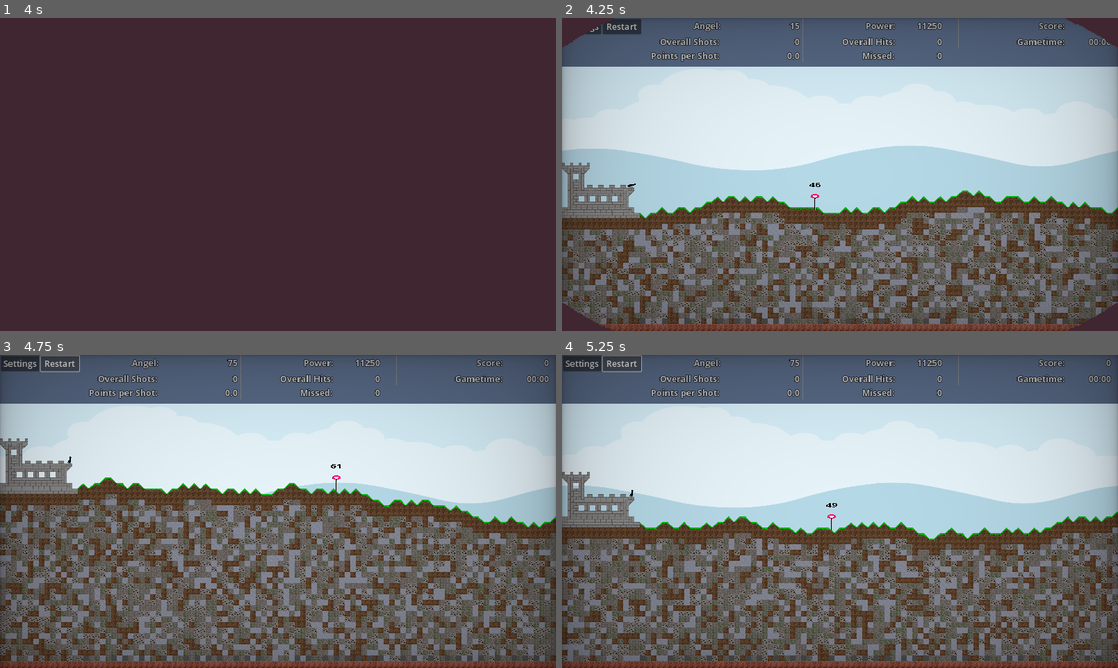
Above: before the commit, frames 1-4 (two rows, left to right).
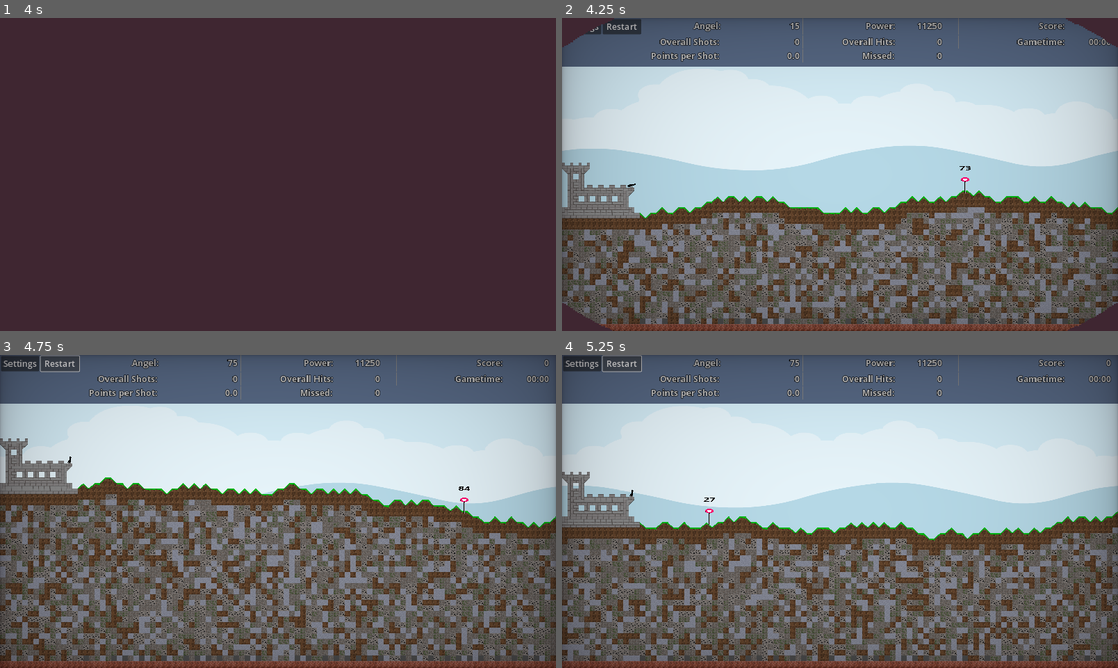
Above: after the commit, the same moments.

Repository: Coding-4Fun/Just4Fun_Mini_Shootergame
Game: Godot game, scene res://UI/MainMenuUI/MainMenuUI.tscn
Same seed, same stepped clock (60 frames per second), same inputs: the game is played once before the commit and once after it.
Inputs (mouse positions are in pixels of both pictures, inside the frame that each line leads up to):
- Up to frame 1 (4 s): click "Play" at 0.5 s; click (283, 218) at 1.27 s; type "12" at 1.35 s; click "Max Play Time" at 2 s; click "Max Play Time" at 2.75 s; click "Start Game" at 3.5 s
- Up to frame 2 (4.25 s): no input
- Up to frame 3 (4.75 s): click "Restart" at 4.25 s
- Up to frame 4 (5.25 s): click "Restart" at 5 s

Frame 1 is identical in both runs. In frame 2, less than 0.1% of the frame differs, in the area x 44-74%, y 47-62%; in frame 3, less than 0.1%; in frame 4, less than 0.1%.

Commit message:
Chg: Initialize RNG in func ===: Load from Config or Set Default value ===: Called from MainScene _ready()

Diff:
--- a/Globals/Preloads.gd
+++ b/Globals/Preloads.gd
@@ -39,12 +39,16 @@
 
 
 func _ready():
-	### ToDo: Load from Config or Set Default value
-	var seed = Config.get_configdata_value("MapGeneratorSeed")
-	if typeof(seed) == Variant.Type.TYPE_INT:
-		rng.seed = seed
+	pass
+
+
+## Load from Config or Set Default value
+func _initRNG() -> void:
+	var _seed = Config.get_configdata_value("MapGeneratorSeed")
+	if typeof(_seed) == Variant.Type.TYPE_INT:
+		rng.seed = _seed
 	else:
 		rng.seed = 212197721011977
-		Config.ConfigValueChanged.emit()
-	#rng.state = Config.get_configdata_value("MapGeneratorState")
+		SignalBus.ConfigValueChanged.emit("MapGeneratorSeed", rng.seed)
+		SignalBus.ConfigValueChanged.emit("MapGeneratorState", rng.state)
 	pass # Replace with function body.
